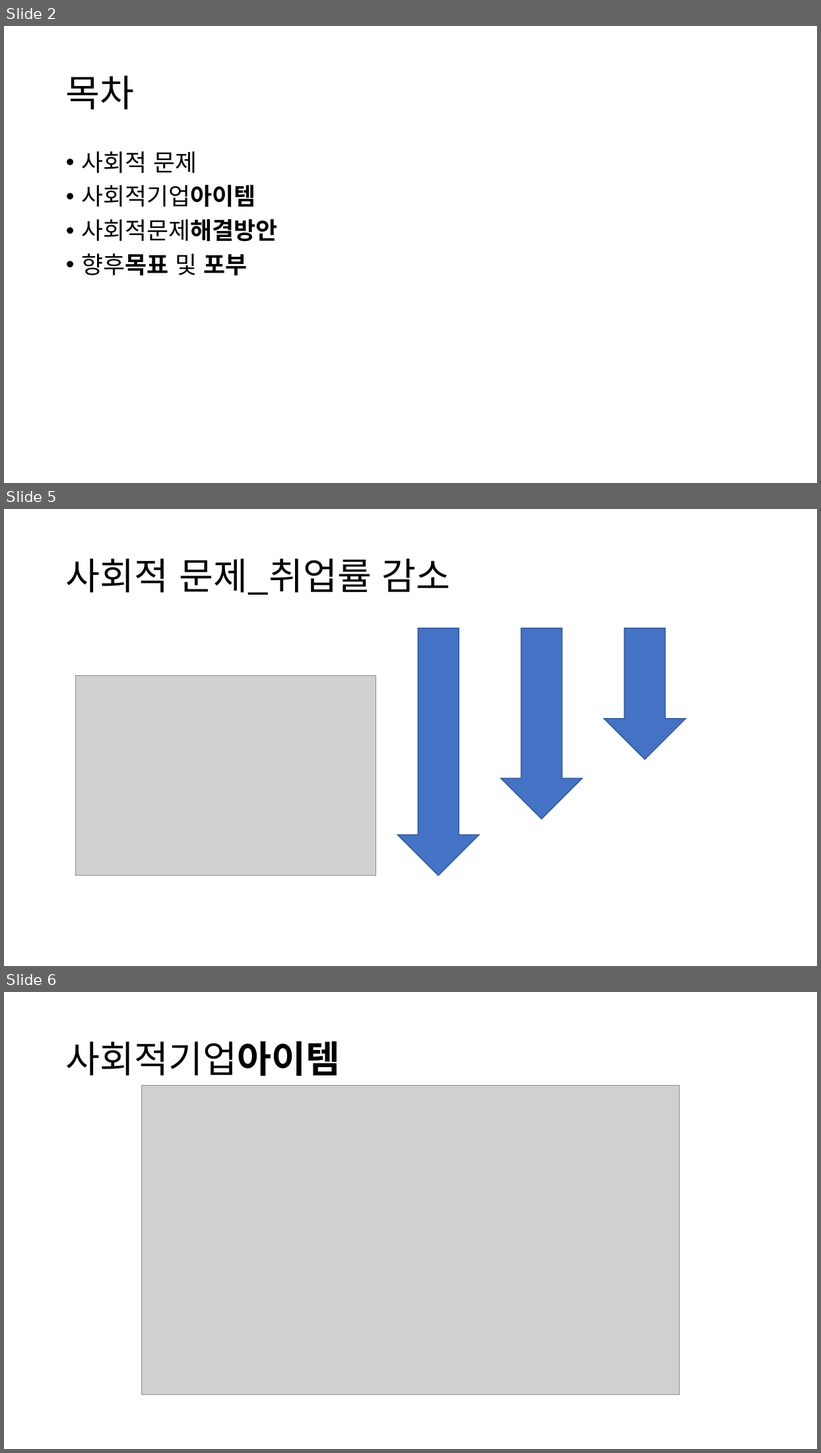
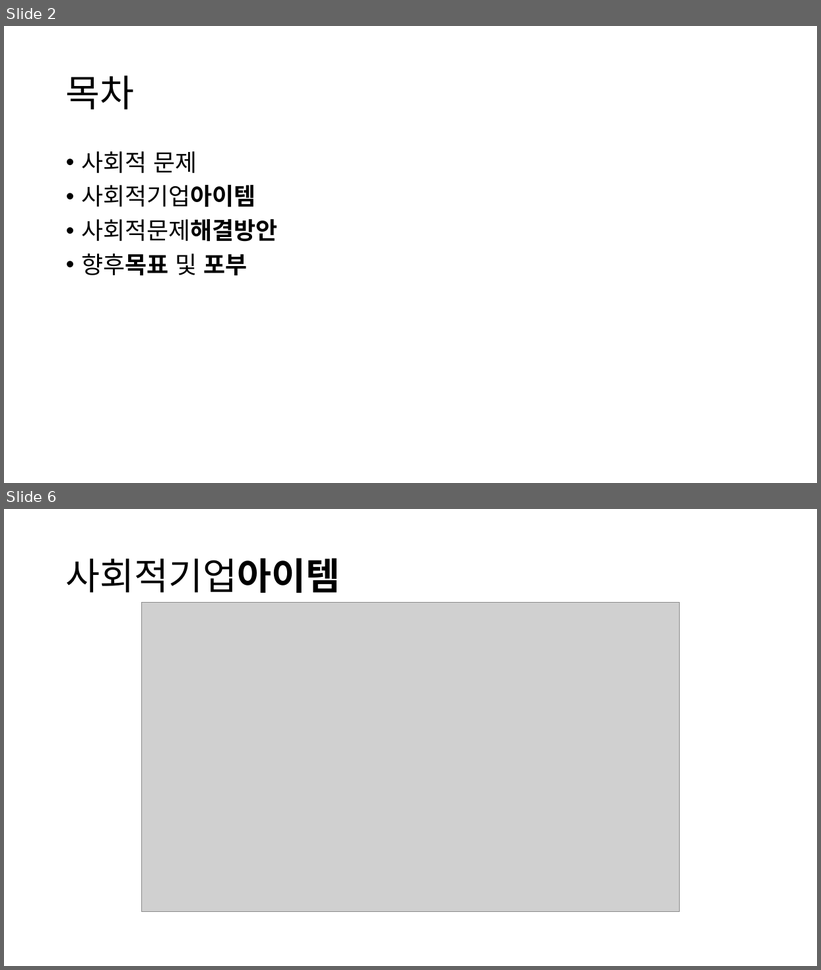
Before and after one commit to ParkBK/BAEUME, a slide deck: 박병근/발표/사회적기업PPT - 복사본.pptx. Shown one above the other, each under a label of ours: slides 2, 5 and 6 before the commit, slides 2 and 6 after it; the slides between them are not shown. The pictures are 821x1453 and 821x970 pixels, drawn with LibreOffice and Linux fonts; fonts in the diff are those of the drawing; grey boxes stand for pictures. Boxes give left, top, right and bottom in pixels: in the first picture for what was removed or moved away, otherwise in the second. Text is boxed around its words. In the diff, an @@ line names an element or a change of style, - is before the commit and + after.

```diff
--- a/박병근/발표/사회적기업PPT - 복사본.pptx
+++ b/박병근/발표/사회적기업PPT - 복사본.pptx
@@ slide 5 removed at (4,509,817,966), background #FFFFFF @@
@@ title removed at (66,559,451,595) @@
-사회적 문제_취업률 감소
@@ up arrow removed at (397,628,479,875) @@
@@ up arrow removed at (500,628,582,819) @@
@@ up arrow removed at (604,628,686,760) @@
@@ picture removed at (76,675,376,875) @@
```
Also in this commit, not shown: 2 slides changed, 4 slides added, 4 other slides removed, 1 other file.
